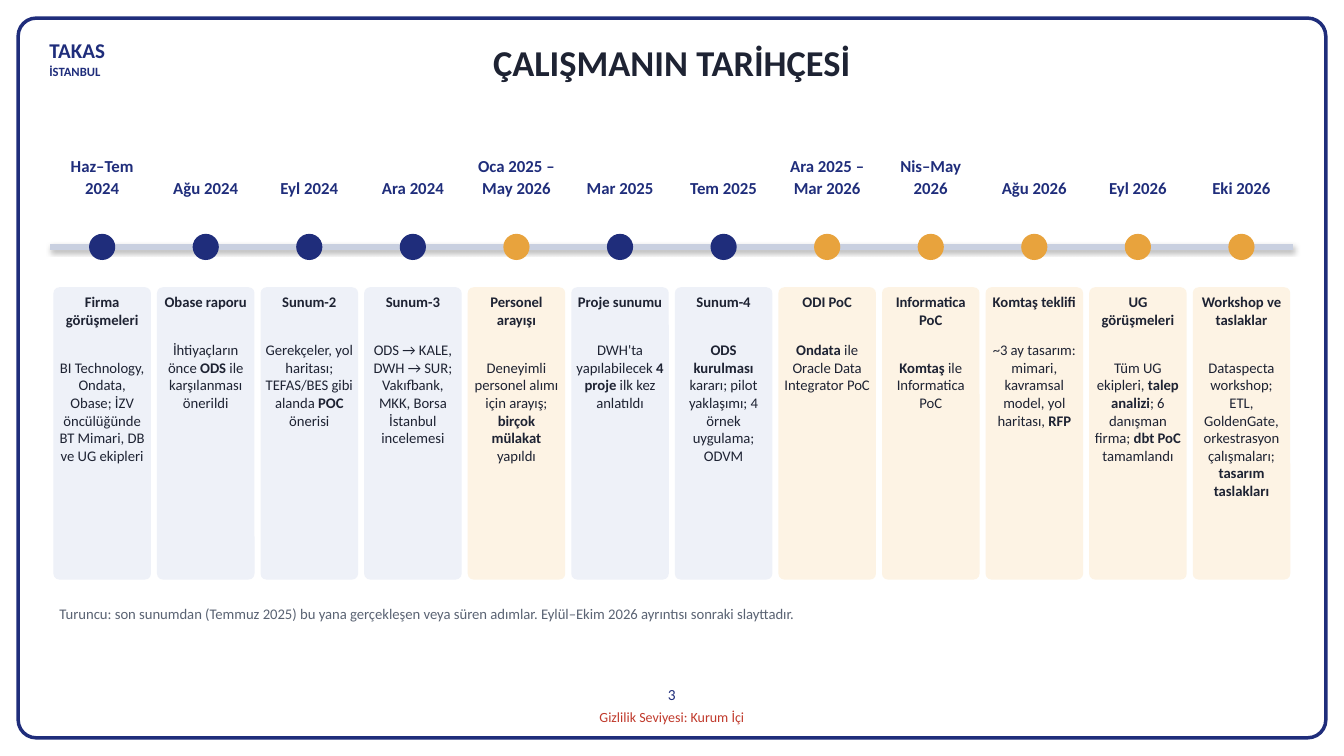
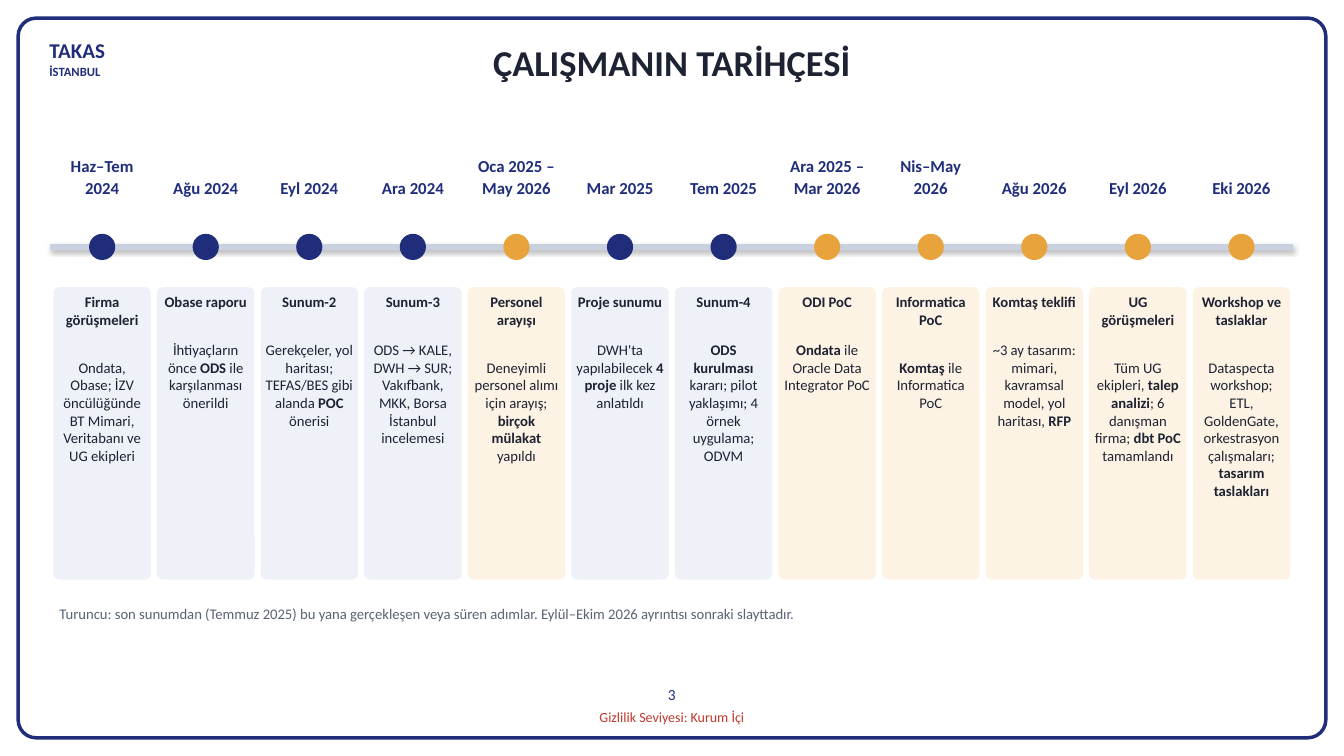
Before and after one commit to hanifidemirel0/Cursor-Projects, a slide deck: slide 3 of outputs/dwh-sunum-kasim-2026/5 - DWHSunum_Kasim2026.pptx. Drawn at 1344x756 pixels with LibreOffice and Linux fonts; fonts in the diff are those of the drawing. Boxes give left, top, right and bottom in pixels: in the first picture for what was removed or moved away, otherwise in the second. Text is boxed around its words. In the diff, an @@ line names an element or a change of style, - is before the commit and + after.

```diff
--- a/outputs/dwh-sunum-kasim-2026/5 - DWHSunum_Kasim2026.pptx
+++ b/outputs/dwh-sunum-kasim-2026/5 - DWHSunum_Kasim2026.pptx
@@ text in rounded rectangle at (x1=63, y1=363, x2=141, y2=464): text changed @@
-BI Technology, Ondata, Obase; İZV öncülüğünde BT Mimari, DB ve UG ekipleri
+Ondata, Obase; İZV öncülüğünde BT Mimari, Veritabanı ve UG ekipleri
```
Also in this commit, not shown: 2 other files.
